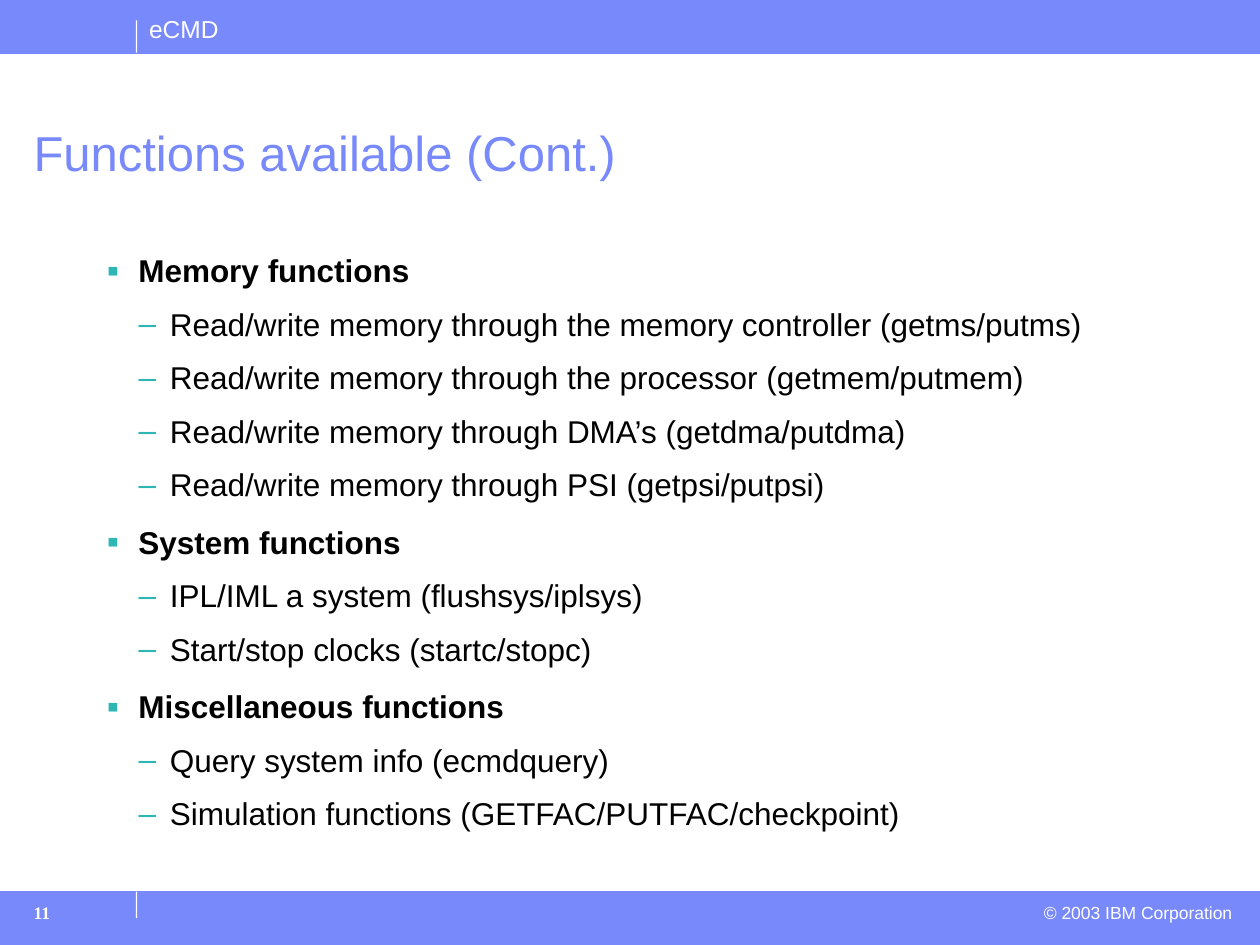
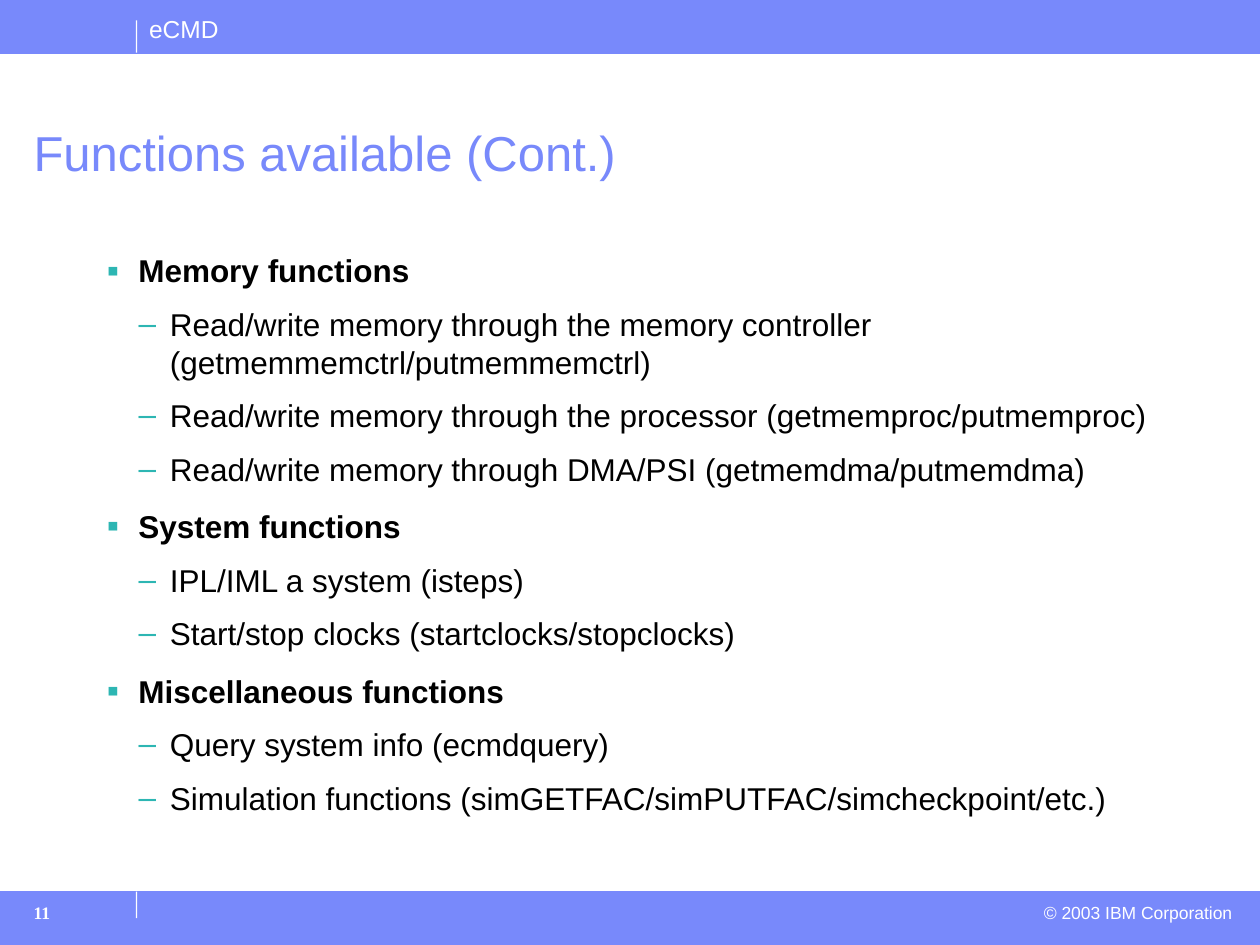
Before and after one commit to thejta/eCMD, a slide deck: slide 11 of docs/eCMDIntro.ppt. Drawn at 1260x945 pixels with LibreOffice and Linux fonts; fonts in the diff are those of the drawing; background and template pictures are left out. Boxes give left, top, right and bottom in pixels: in the first picture for what was removed or moved away, otherwise in the second. Text is boxed around its words. In the diff, an @@ line names an element or a change of style, - is before the commit and + after.

Commit message:
Updates to function name changes

```diff
--- a/docs/eCMDIntro.ppt
+++ b/docs/eCMDIntro.ppt
@@ text at (170, 313, 1146, 487): text changed @@
-  – Read/write memory through the memory controller (getms/putms)
-  – Read/write memory through the processor (getmem/putmem)
-  – Read/write memory through DMA’s (getdma/putdma)
-  – Read/write memory through PSI (getpsi/putpsi)
+  – Read/write memory through the memory controller (getmemmemctrl/putmemmemctrl)
+  – Read/write memory through the processor (getmemproc/putmemproc)
+  – Read/write memory through DMA/PSI (getmemdma/putmemdma)
@@ text at (170, 569, 734, 651): text changed @@
-  – IPL/IML a system (flushsys/iplsys)
-  – Start/stop clocks (startc/stopc)
+  – IPL/IML a system (isteps)
+  – Start/stop clocks (startclocks/stopclocks)
@@ text at (170, 787, 1105, 816): text changed @@
-  – Simulation functions (GETFAC/PUTFAC/checkpoint)
+  – Simulation functions (simGETFAC/simPUTFAC/simcheckpoint/etc.)
```
Also in this commit, not shown: 2 other slides changed.
